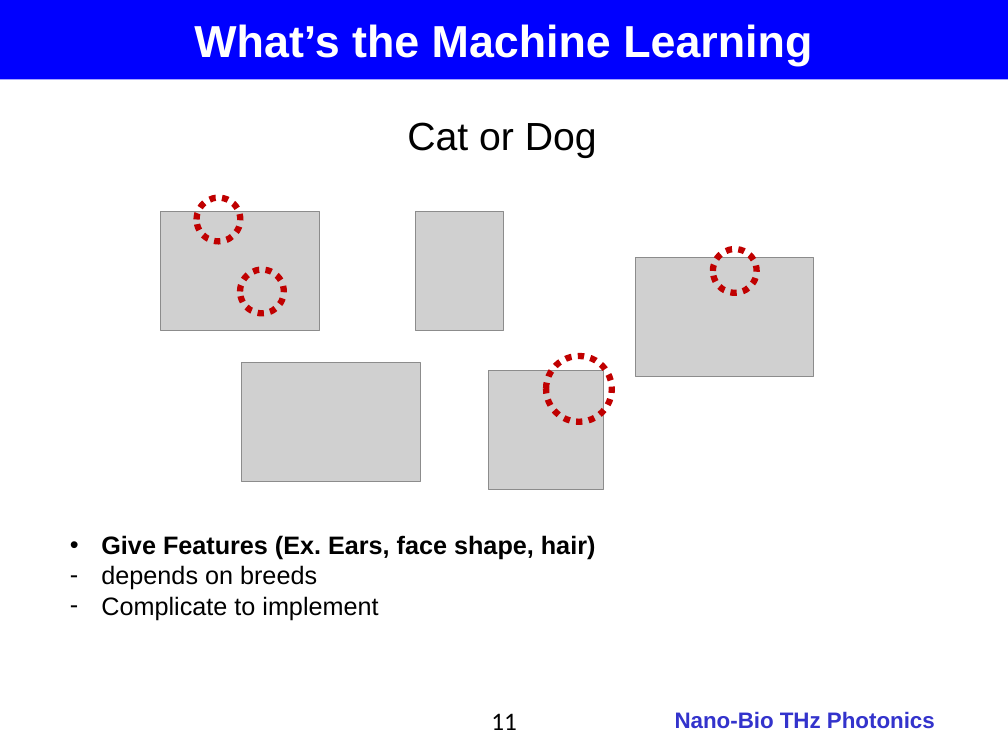
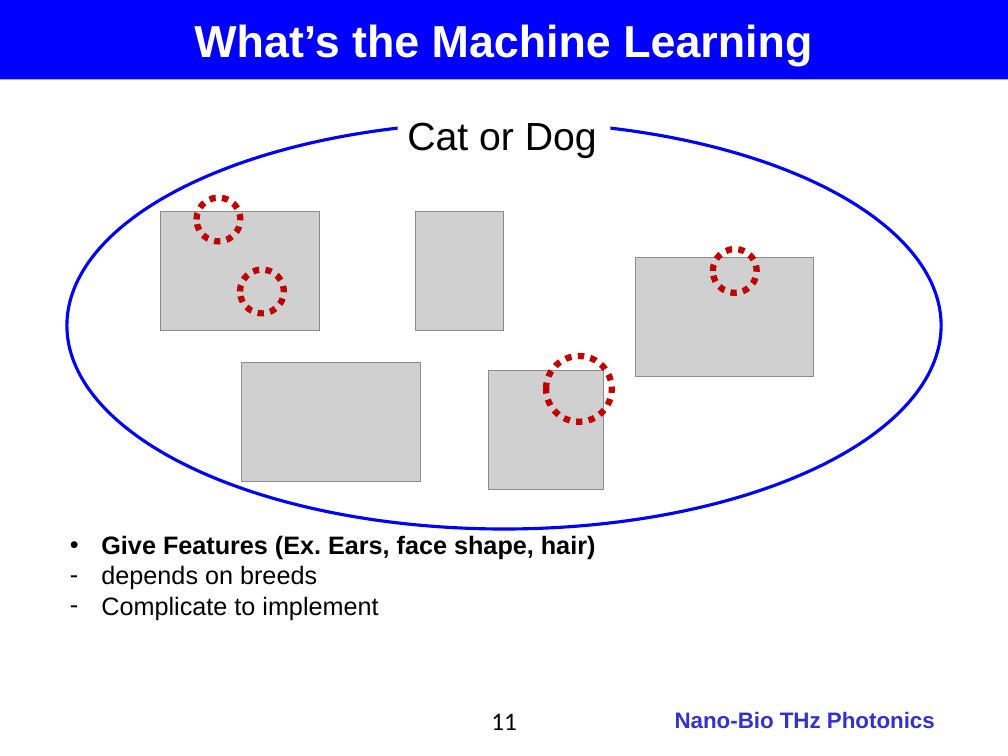
Before and after one commit to jglee96/NBTP_Lab, a slide deck: slide 11 of 개인/석사학위논문/Thesis_Presentation_v2.pptx. Drawn at 1008x756 pixels with LibreOffice and Linux fonts; fonts in the diff are those of the drawing; grey boxes stand for pictures; background and template pictures are left out. Boxes give left, top, right and bottom in pixels: in the first picture for what was removed or moved away, otherwise in the second. Text is boxed around its words. In the diff, an @@ line names an element or a change of style, - is before the commit and + after.

```diff
--- a/개인/석사학위논문/Thesis_Presentation_v2.pptx
+++ b/개인/석사학위논문/Thesis_Presentation_v2.pptx
@@ ellipse added at (67, 122, 940, 529), fill #FFFFFF, outline #0000FF 2.25 pt @@
```
Also in this commit, not shown: 14 other slides changed, 2 slides added, 1 slide removed, 5 other files.
